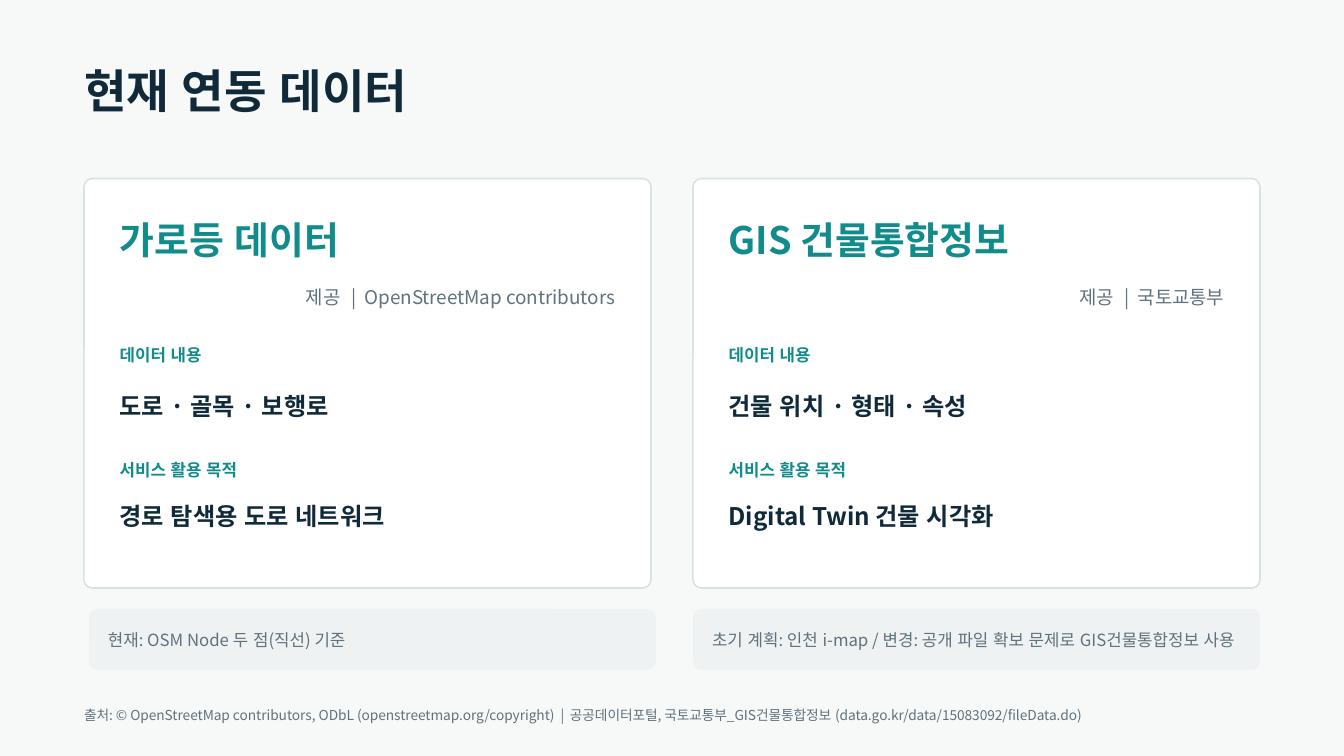
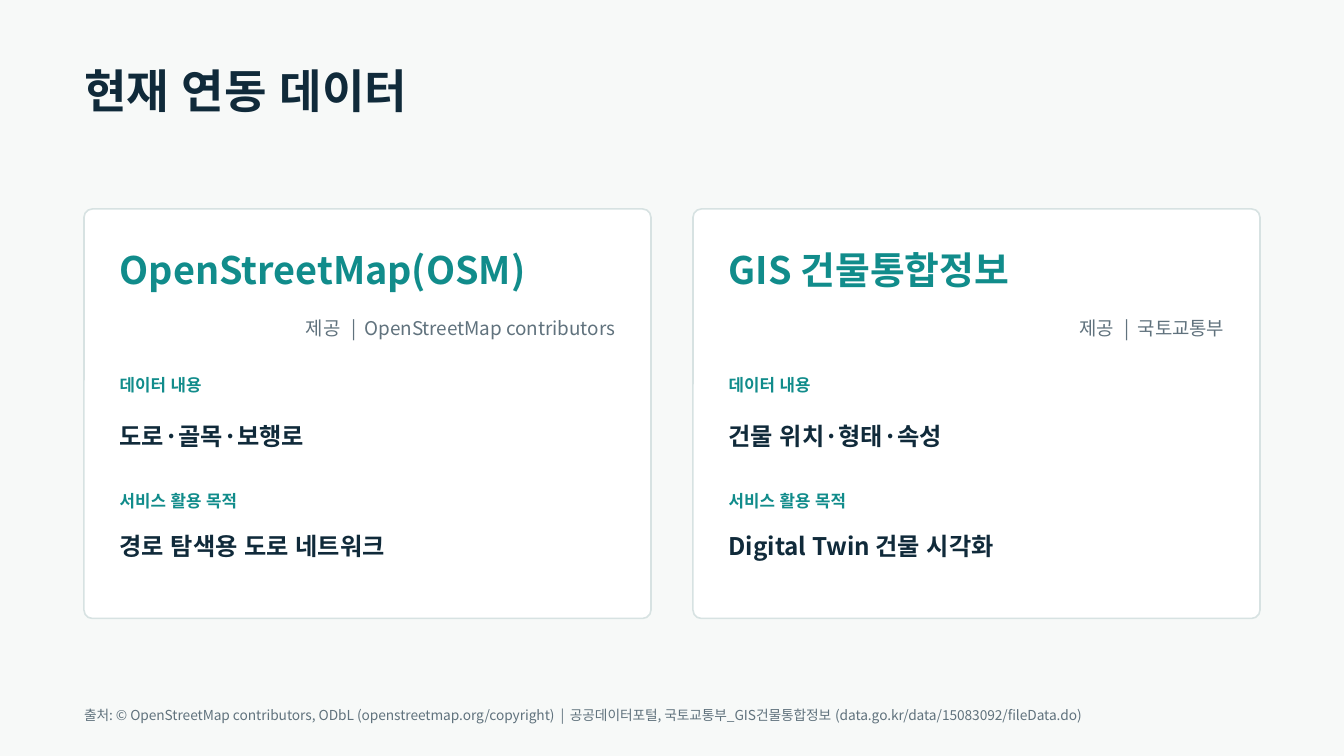
Before and after one commit to taein0926/SafeAlley, a slide deck: slide 9 of output/SafeAlley_Digital_Twin_발표자료_8p_v3.pptx (slide 8 before the commit). Drawn at 1344x756 pixels with LibreOffice and Linux fonts; fonts in the diff are those of the drawing. Boxes give left, top, right and bottom in pixels: in the first picture for what was removed or moved away, otherwise in the second. Text is boxed around its words. In the diff, an @@ line names an element or a change of style, - is before the commit and + after.

```diff
--- a/output/SafeAlley_Digital_Twin_발표자료_8p_v3.pptx
+++ b/output/SafeAlley_Digital_Twin_발표자료_8p_v3.pptx
@@ 9 texts, 2 rounded rectangles: place and size @@
-9 texts, 2 rounded rectangles at box(84, 178, 1260, 588)
+9 texts, 2 rounded rectangles at box(84, 209, 1260, 618)
@@ text at box(120, 252, 526, 292): text changed @@
-가로등 데이터
+OpenStreetMap(OSM)
@@ text at box(120, 424, 304, 447): spaces changed @@
-도로 · 골목 · 보행로
+도로·골목·보행로
@@ text at box(729, 424, 942, 447): spaces changed @@
-건물 위치 · 형태 · 속성
+건물 위치·형태·속성
@@ rounded rectangle removed at box(89, 609, 655, 669) @@
@@ rounded rectangle removed at box(694, 609, 1260, 669) @@
@@ text removed at box(108, 632, 346, 649) @@
-현재: OSM Node 두 점(직선) 기준
@@ text removed at box(712, 632, 1235, 650) @@
-초기 계획: 인천 i-map / 변경: 공개 파일 확보 문제로 GIS건물통합정보 사용
```
Also in this commit, not shown: 2 other slides changed, 1 slide added, 12 other files.
